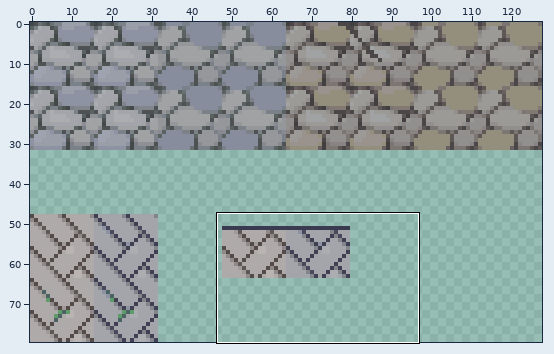
Sprite sheet: Assets/Try Character/Sprites/Paths.png. Above, an overview of the earlier version with the close-up marked.
Close-up. First the earlier version:
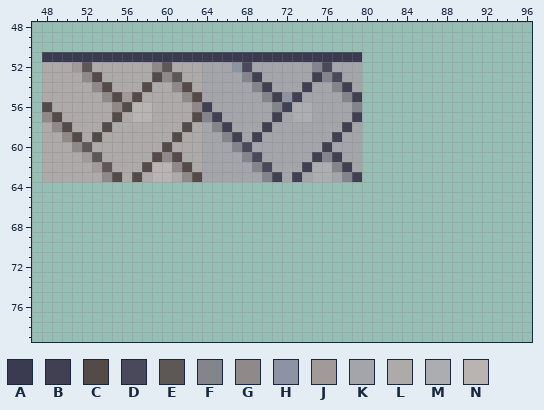
The file is 128x80 pixels. Colours within 5 levels of each other are drawn and written as one. Shown: x 47..96, y 48..79.
Palette (. is transparent): A #3a3a50  B #414052  C #544b49  D #4a495b  E #5d5756  F #82858c  G #8f898a  H #8d93a2  J #a29999  K #a4a5ab  L #aeaaaa  M #abadb1  N #b9b3b2
Pixels before, first column x 48:
51 AAAAAAAAAAAAAAAAAAAAAAAAAAAAAAAA
52 LLLJELLLLLLGELLLKKKHDKKKKKKFDKKK
53 LLLLGCLLLLLCGELLKKKKFBKKKKKBFDKK
54 LLLLLGCLLLCLLGCLKKKKKFBKKKBKKFBK
55 LLLLLLGCJCLLLLGCKKKKKKFBHBKKKKFB
56 CLLLLLLGCNNLLLLGBKKKKKKFBMMKKKKF
57 GCLLLLLCLNNLLLLCFBKKKKKBKMMKKKKB
58 LGCLLLCLLLLLLLCLKFBKKKBKKKKKKKBK
59 LLGCLCLLLLLLLCLLKKFBKBKKKKKKKBKK
60 LLLGELLLLLLLCLLLKKKFDKKKKKKKBKKK
61 LLLLJELLLLLCGCLLKKKKFDKKKKKBFBKK
62 LLLLLJELLLCNNGCLKKKKKFDKKKBMMFBK
63 LLLLLLGCLCLNNLGCKKKKKKFBKBKMMKFB
The result:
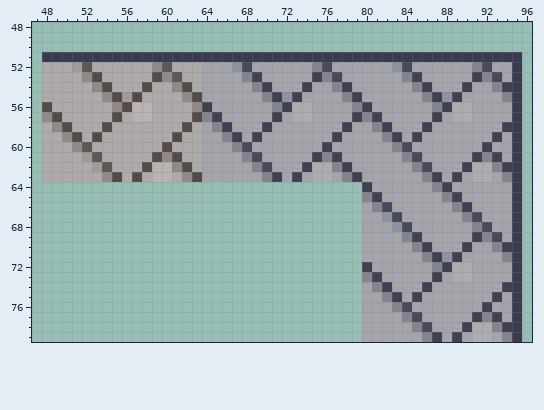
Edits made:
Changed rows in their new state; - is an unchanged pixel.
first column x 80:
51 AAAAAAAAAAAAAAAA
52 KKKHDKKKKKKFDKKA
53 KKKKFBKKKKKBFDKA
54 KKKKKFBKKKBKKFBA
55 KKKKKKFBHBKKKKFA
56 BKKKKKKFBMMKKKKA
57 FBKKKKKBKMMKKKKA
58 KFBKKKBKKKKKKKBA
59 KKFBKBKKKKKKKBKA
60 KKKFDKKKKKKKBKKA
61 KKKKFDKKKKKBFBKA
62 KKKKKFDKKKBMMFBA
63 KKKKKKFBKBKMMKFA
64 BKKKKKKFBKKKKKKA
65 FBKKKKKKFBKKKKKA
66 KFDKKKKKKFBKKKKA
67 KKHDKKKKKKFDKKKA
68 KKKHDKKKKKKFDKKA
69 KKKKFBKKKKKBFDKA
70 KKKKKFBKKKBKKFBA
71 KKKKKKFBHBKKKKFA
72 BKKKKKKFBMMKKKKA
73 FBKKKKKBKMMKKKKA
74 KFBKKKBKKKKKKKBA
75 KKFBKBKKKKKKKBKA
76 KKKFDKKKKKKKBKKA
77 KKKKFDKKKKKBFBKA
78 KKKKKFDKKKBMMFBA
79 KKKKKKFBKBKMMKFA
Boxes around the changes in both close-ups, in picture pixels (x1, y1, x2, y2):
added: (362, 52, 522, 342)
